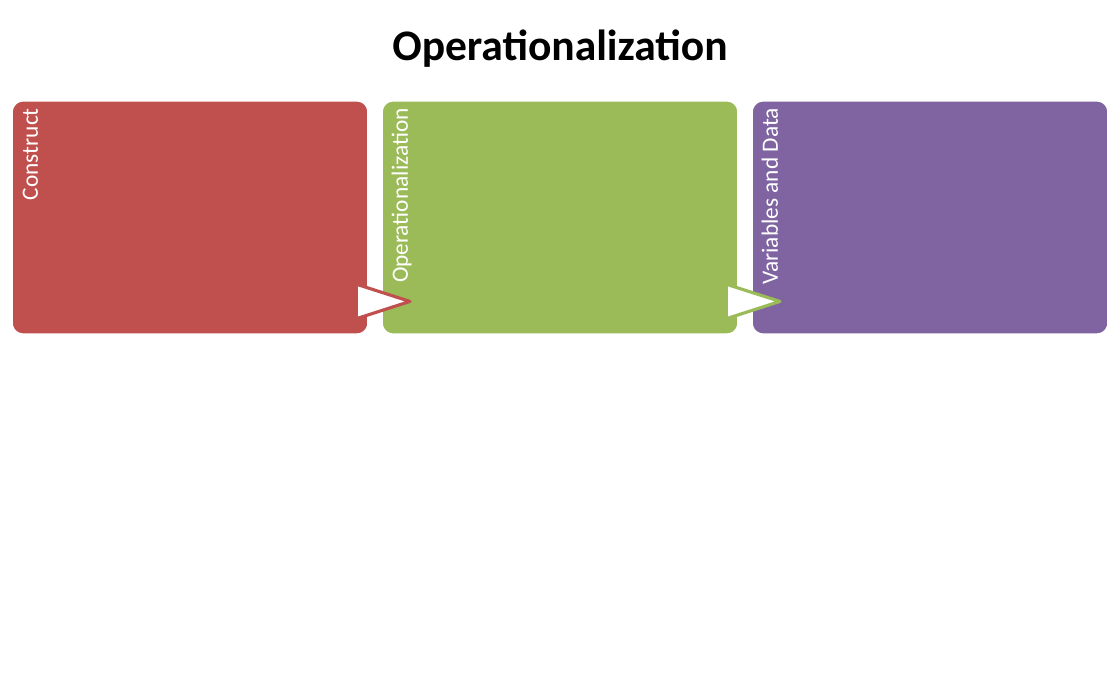
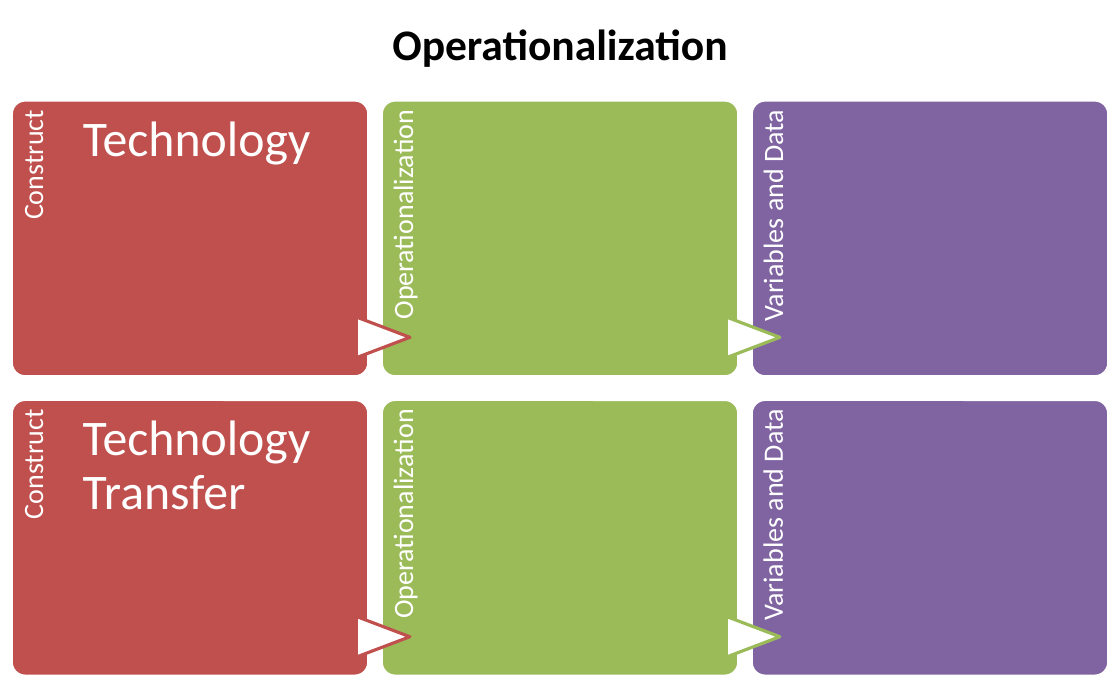
Before and after one commit to SLU-Courses-Townes/SOC5600, a slide deck: slide 17 of FinalProject/Presentation/Townes_SOC5600_FinalProject_Presentation.pptx. Drawn at 1120x700 pixels with LibreOffice and Linux fonts; fonts in the diff are those of the drawing. Boxes give left, top, right and bottom in pixels: in the first picture for what was removed or moved away, otherwise in the second. Text is boxed around its words. In the diff, an @@ line names an element or a change of style, - is before the commit and + after.

```diff
--- a/FinalProject/Presentation/Townes_SOC5600_FinalProject_Presentation.pptx
+++ b/FinalProject/Presentation/Townes_SOC5600_FinalProject_Presentation.pptx
@@ rounded rectangle: place and size @@
-rounded rectangle at box(11, 100, 368, 335)
+rounded rectangle at box(11, 100, 368, 376)
@@ rounded rectangle: place and size @@
-rounded rectangle at box(381, 100, 738, 335)
+rounded rectangle at box(381, 100, 738, 376)
@@ size 15 to 18 pt; more space between paragraphs in 3 elements at box(16, 121, 50, 217), box(386, 131, 420, 313), box(756, 115, 790, 318) @@
@@ rounded rectangle: place and size @@
-rounded rectangle at box(752, 100, 1109, 335)
+rounded rectangle at box(752, 100, 1109, 376)
@@ text added at box(83, 121, 311, 165), 32 pt, text #FFFFFF @@
+Technology
@@ flow chart extract: place and size @@
-flow chart extract at box(357, 284, 410, 319)
+flow chart extract at box(356, 317, 410, 357)
@@ flow chart extract: place and size @@
-flow chart extract at box(726, 284, 780, 319)
+flow chart extract at box(726, 317, 780, 357)
@@ group added at box(11, 400, 1109, 676): 4 texts, 3 rounded rectangles, 2 flow chart extracts @@
+Construct
+Technology Transfer
+Operationalization
+Variables and Data
```
Also in this commit, not shown: 1 other slide changed, 3 slides added, 4 slides removed.
